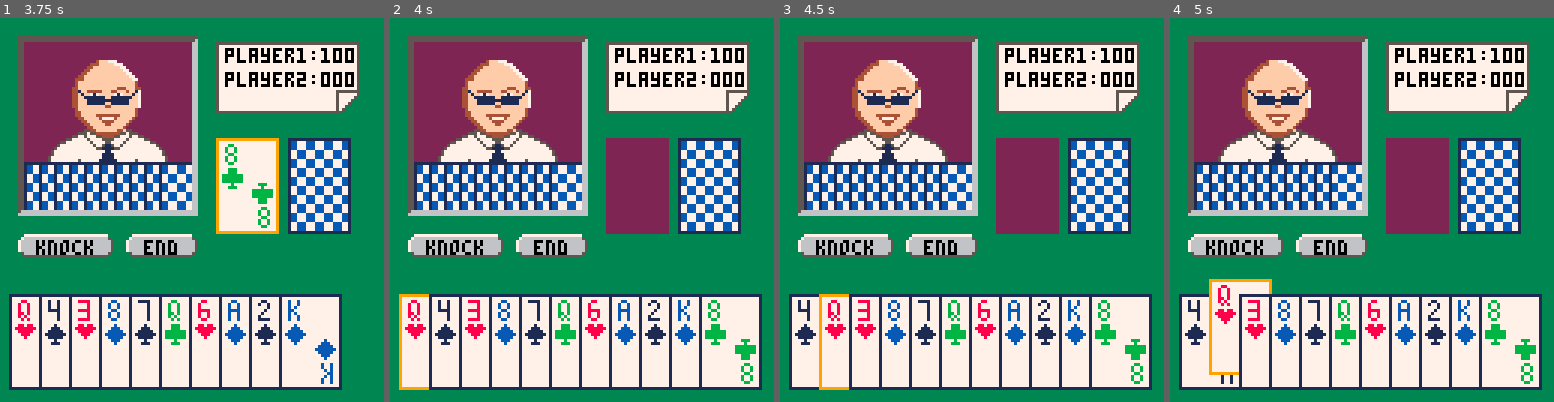
Above: before the commit, frames 1-4 (left to right).
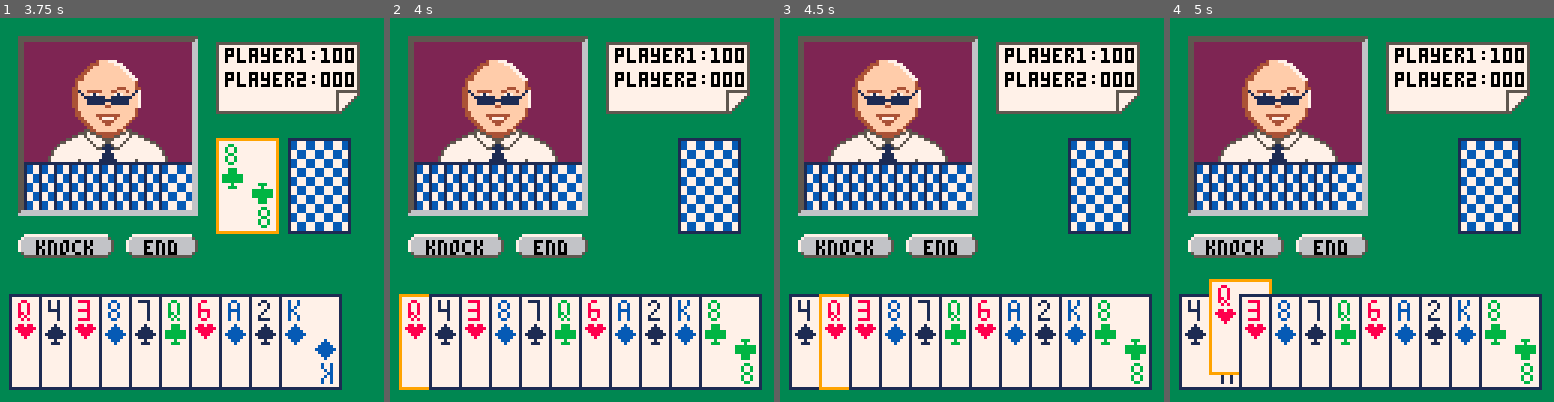
Above: after the commit, the same moments.

Repository: mkoseoglu091/GinRummy
Game: PICO-8 cartridge gin.p8
Two runs of this game, one before a commit and one after it. Both use one fixed random seed, a clock stepped at 60 frames per second and the inputs below.
Inputs:
- Up to frame 1 (3.75 s): tap O (Z key) at 0.33, 0.7, 1.43, 2.22, 3.1 s; tap X (X key) at 1.07, 2.07, 2.4, 2.73, 3.07, 3.4, 3.73 s; hold Left 1.97-2.37 s; hold Down 2.42-2.82 s; hold Right 2.87-3.53 s; hold Up from 3.58 s (still down)
- Up to frame 2 (4 s): keep holding Up; tap O (Z key) at 3.98 s
- Up to frame 3 (4.5 s): tap X (X key) at 4.07, 4.4 s; release Up at 4.08 s; hold Right from 4.13 s (still down)
- Up to frame 4 (5 s): release Right at 4.53 s; hold Down from 4.58 s (still down); tap X (X key) at 4.73 s; tap O (Z key) at 4.87 s

Frame 1 is identical in both runs. In frame 2, 4.1% of the frame differs, in the area x 56-73%, y 31-57%; in frame 3, 4.1%; in frame 4, 4.1%.

Commit message:
Update gin.p8

Diff:
--- a/gin.p8
+++ b/gin.p8
@@ -15,6 +15,7 @@
 -- update
 function _update()
  action_select()
+ simple_play()
 end
 
 
@@ -23,22 +24,23 @@
  cls()
  map()
 
+ -- draw center cards
+ draw_mid_cards()
+
  -- draw hand
  draw_player_hand()
 
- -- draw center cards
- draw_mid_cards()
-
- -- oponent hand draw
- draw_opponent_hand()
-
  -- draw oponent
- spr(204, 19, 10, 4, 4)
+ draw_opponent()
 
  -- draw buttons
 	draw_knock_gin_button()
  draw_end_turn_button()
 
+ -- draw deadwood sum
+ draw_deadwood()
+
+ draw_bubble()
 
  -- scores
  print("player1:100", 75, 10, 0)
@@ -46,7 +48,7 @@
 
  --_, _, _, d = gin_knock_checker({"4s", "5s", "6s", "4h", "4d" ,"8d", "ac", "ad", "ac", "kd"})
 
- print(player1.discard_selection,0,0)
+
 end
 
 -->8
@@ -78,7 +80,9 @@
  player2 = {}
  player2.hand = {}
  player2.score = 0
- player2.turn = false
+ player2.wait_time = 0
+ player2.sp = 204
+ player2.phrase = "hmm.."
 
  -- settings
  four_color = true
@@ -103,6 +107,19 @@
 end
 
 
+-- draw card
+function draw_card()
+ return del(deck, deck[1])
+end
+
+-- deal cards
+function deal()
+ for i=1, 20 do
+  if i%2==0 then add(player1.hand, draw_card()) end
+  if i%2==1 then add(player2.hand, draw_card()) end
+ end
+ add(discard, draw_card())
+end
 
 
 -- select an action
@@ -223,7 +240,7 @@
   else
    player1.on_level = 3
    -- player has 3 options, click knock/gin, click done, take back card
-   if btnp(3) then
+   if btnp(3) or btnp(4) then
     player1.discard_selection = ""
     player1.action = 1
     player1.selected = false
@@ -503,6 +522,10 @@
 
 
  qsort(all_melds, function (a,b) return (count_deadwood(a) < count_deadwood(b)) end)
+
+ if #all_melds == 0 then
+  return -1, count_deadwood(hand), {}, {}
+ end
 
  best_score, best_melds = get_best_combination(all_melds)
  deadwood_score = count_deadwood(hand) - best_score
@@ -640,36 +663,39 @@
  return value_sp, suit_sp
 end
 
-
-
--- draw card
-function draw_card()
- return del(deck, deck[1])
-end
-
--- deal cards
-function deal()
- for i=1, 20 do
-  if i%2==0 then add(player1.hand, draw_card()) end
-  if i%2==1 then add(player2.hand, draw_card()) end
- end
- add(discard, draw_card())
-end
-
+-- draw opponent response
+function draw_bubble()
+ if player2.wait_time > 0 and player2.wait_time < 50 then
+  spr(12, 44, 6, 4, 2)
+  print(player2.phrase, 48, 9, 0)
+ elseif player2.wait_time > 70 then
+  spr(12, 44, 6, 4, 2)
+  print(player2.phrase, 48, 9, 0)
+ end
+end
 
 -- draw player hand
 function draw_player_hand()
  for i=1, #player1.hand do
   card_val, card_suit = find_sprite(player1.hand[i])
  	if i!= player1.action or player1.on_level != 1 then -- selected card index
+   if player1.hand[i] == player1.discard_selection then
+    --normal draw
+    spr(64, 72, 50, 3, 4)
+    spr(card_suit, 74, 60)
+    spr(card_val, 74, 51)
+    --upside draw
+    spr(card_suit,83, 64, 1, 1, true, true)
+    spr(card_val, 83, 73, 1, 1, true ,true)
+   else
    --normal draw
-   spr(64, 3 + (i-1)*10, 92, 3, 4)
-   spr(card_suit, 5 + (i-1)*10, 102)
-   spr(card_val, 5 + (i-1)*10, 93)
-   --upside down
-   spr(card_suit,5 + (i-1)*10 + 9, 97 + 9, 1, 1, true, true)
-   spr(card_val, 5 + (i-1)*10 + 9, 88 + 27, 1, 1, true ,true)
-
+    spr(64, 3 + (i-1)*10, 92, 3, 4)
+    spr(card_suit, 5 + (i-1)*10, 102)
+    spr(card_val, 5 + (i-1)*10, 93)
+    --upside draw
+    spr(card_suit,5 + (i-1)*10 + 9, 97 + 9, 1, 1, true, true)
+    spr(card_val, 5 + (i-1)*10 + 9, 88 + 27, 1, 1, true ,true)
+   end
   elseif i == player1.action and not player1.selected and player1.on_level == 1 then
    --highlight draw
    spr(72, 3 + (i-1)*10, 92, 3, 4)
@@ -741,6 +767,9 @@
 
  elseif (not player1.knock_available and player1.on_level == 3 and player1.action == 1) or (not player1.gin_available and player1.on_level == 3 and player1.action == 1) then
   spr(24, 6, 72, 4, 1)
+
+ else
+  spr(8, 6, 72, 4, 1)
  end
 
  -- print label
@@ -775,6 +804,51 @@
 end
 
 
+-- function draw opponent
+function draw_opponent()
+ spr(player2.sp, 19, 10, 4, 4)
+ draw_opponent_hand()
+end
+
+-- draw deadwood
+function draw_deadwood()
+ if player1.on_level == 3 then
+  local t = copy_table(player1.hand)
+  local card = player1.discard_selection
+  del(t, card)
+  _, deadwood, _, _ = gin_knock_checker(t)
+
+  print("deadwood = "..deadwood, 6, 83, 7)
+ end
+end
+-->8
+-- opponent
+
+function simple_play()
+ if not player1.turn then
+
+  player2.wait_time += 1
+  if player2.wait_time == 1 then player2.sp = 192 end
+  if player2.wait_time == 50 then
+
+   add(player2.hand, draw_card())
+   player2.phrase = "done!"
+  end
+  if player2.wait_time == 70 then
+   player2.sp = 204
+  end
+  if player2.wait_time == 100 then
+   local card = del(player2.hand, player2.hand[1])
+   add(discard, card)
+   player2.sp = 204
+   player1.turn = true
+   player2.wait_time = 0
+   player2.phrase = "hmm.."
+
+  end
+ end
+end
+
 
 
 
@@ -906,10 +980,10 @@
 2202020202020202203605050505370100000000000000000000000000000000000000000000000000000000000000000000000000000000000000000000000000000000000000000000000000000000000000000000000000000000000000000000000000000000000000000000000000000000000000000000000000000000
 2202020202020202203135353535330100000000000000000000000000000000000000000000000000000000000000000000000000000000000000000000000000000000000000000000000000000000000000000000000000000000000000000000000000000000000000000000000000000000000000000000000000000000
 2202029d9e9f0202200101010101010100000000000000000000000000000000000000000000000000000000000000000000000000000000000000000000000000000000000000000000000000000000000000000000000000000000000000000000000000000000000000000000000000000000000000000000000000000000
-22028dadaeaf8f02200202060202060100000000000000000000000000000000000000000000000000000000000000000000000000000000000000000000000000000000000000000000000000000000000000000000000000000000000000000000000000000000000000000000000000000000000000000000000000000000
-22028ebdbebf8e02200202060202060100000000000000000000000000000000000000000000000000000000000000000000000000000000000000000000000000000000000000000000000000000000000000000000000000000000000000000000000000000000000000000000000000000000000000000000000000000000
-2202020202020202200202060202060100000000000000000000000000000000000000000000000000000000000000000000000000000000000000000000000000000000000000000000000000000000000000000000000000000000000000000000000000000000000000000000000000000000000000000000000000000000
-2421212121212121250202060202060100000000000000000000000000000000000000000000000000000000000000000000000000000000000000000000000000000000000000000000000000000000000000000000000000000000000000000000000000000000000000000000000000000000000000000000000000000000
+22028dadaeaf8f02200101010101010100000000000000000000000000000000000000000000000000000000000000000000000000000000000000000000000000000000000000000000000000000000000000000000000000000000000000000000000000000000000000000000000000000000000000000000000000000000
+22028ebdbebf8e02200101010101010100000000000000000000000000000000000000000000000000000000000000000000000000000000000000000000000000000000000000000000000000000000000000000000000000000000000000000000000000000000000000000000000000000000000000000000000000000000
+2202020202020202200101010101010100000000000000000000000000000000000000000000000000000000000000000000000000000000000000000000000000000000000000000000000000000000000000000000000000000000000000000000000000000000000000000000000000000000000000000000000000000000
+2421212121212121250101010101010100000000000000000000000000000000000000000000000000000000000000000000000000000000000000000000000000000000000000000000000000000000000000000000000000000000000000000000000000000000000000000000000000000000000000000000000000000000
 0101010101010101010101010101010100000000000000000000000000000000000000000000000000000000000000000000000000000000000000000000000000000000000000000000000000000000000000000000000000000000000000000000000000000000000000000000000000000000000000000000000000000000
 0101010101010101010101010101010100000000000000000000000000000000000000000000000000000000000000000000000000000000000000000000000000000000000000000000000000000000000000000000000000000000000000000000000000000000000000000000000000000000000000000000000000000000
 0101010101010101010101010101010100000000000000000000000000000000000000000000000000000000000000000000000000000000000000000000000000000000000000000000000000000000000000000000000000000000000000000000000000000000000000000000000000000000000000000000000000000000
Not shown, changed: 22 lines of the sprite sheet (__gfx__) section of gin.p8
